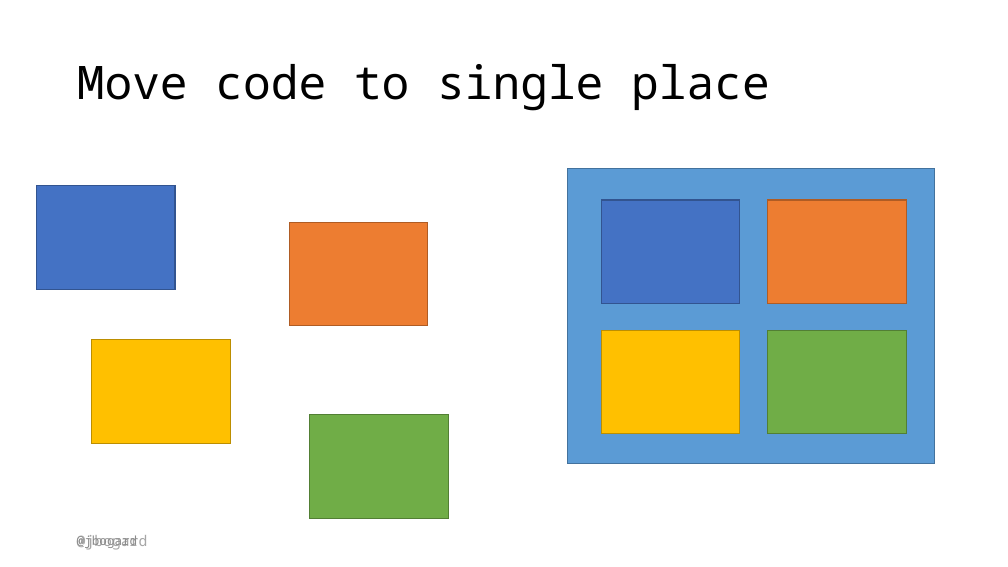
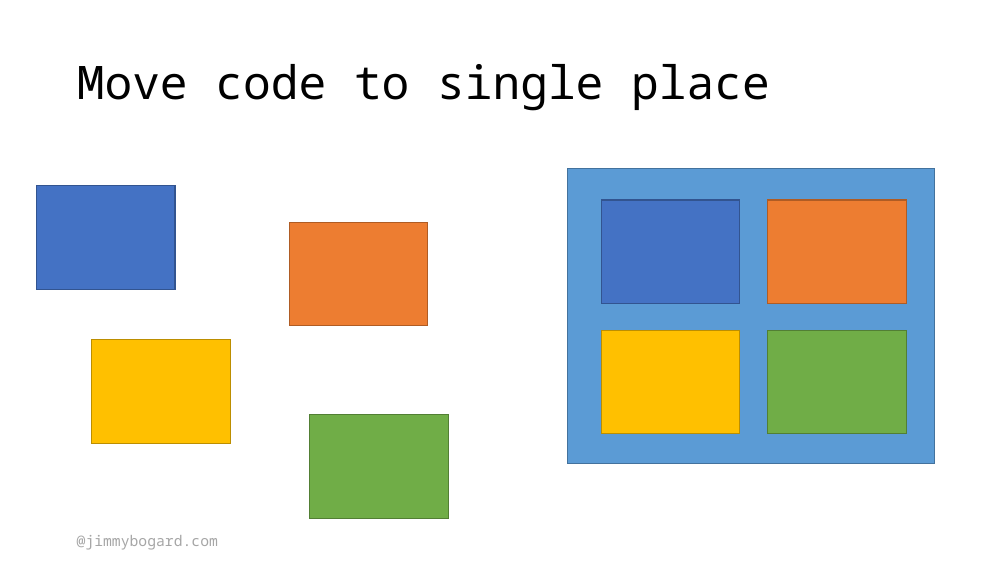
Before and after one commit to jbogard/presentations, a slide deck: slide 48 of ModularizingTheMonolith/ModularizingTheMonolith.pptx. Drawn at 1008x567 pixels with LibreOffice and Linux fonts; fonts in the diff are those of the drawing. Boxes give left, top, right and bottom in pixels: in the first picture for what was removed or moved away, otherwise in the second. Text is boxed around its words. In the diff, an @@ line names an element or a change of style, - is before the commit and + after.

```diff
--- a/ModularizingTheMonolith/ModularizingTheMonolith.pptx
+++ b/ModularizingTheMonolith/ModularizingTheMonolith.pptx
@@ text removed at (77,535,137,549) @@
-@jbogard
@@ text removed at (77,535,148,550) @@
-@jbogard
@@ text added at (77,535,218,550), 14 pt, text #A6A6A6 @@
+@jimmybogard.com
```
Also in this commit, not shown: 63 other slides changed, 1 other file.
